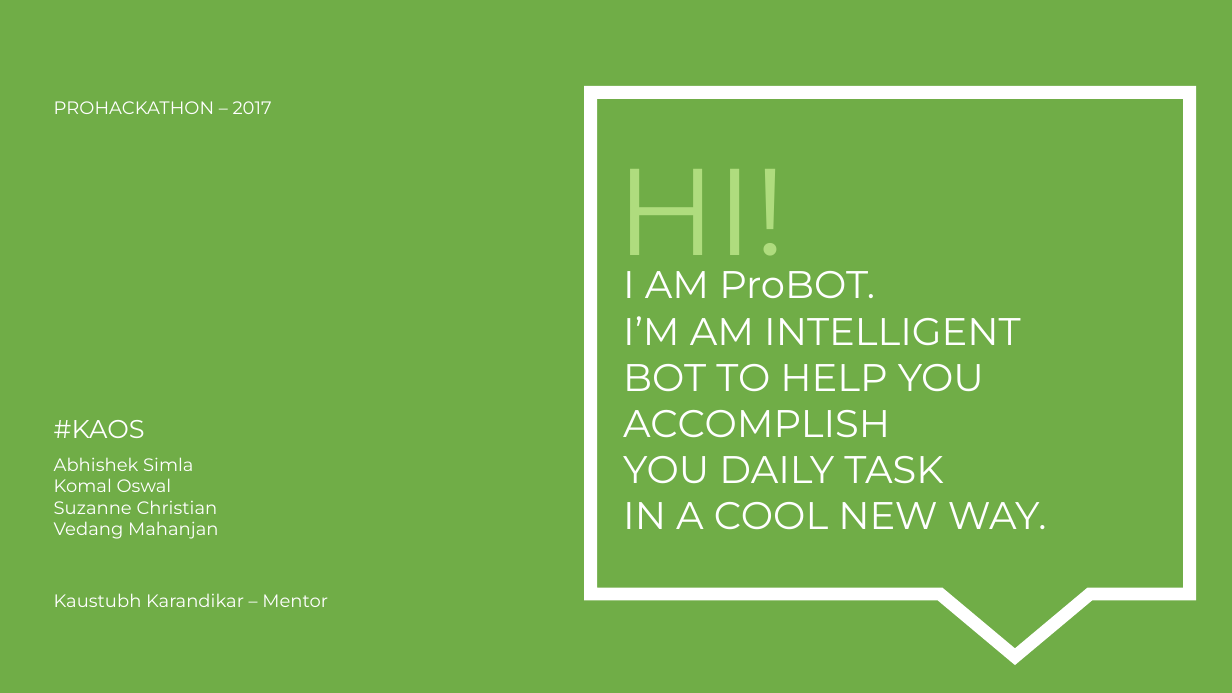
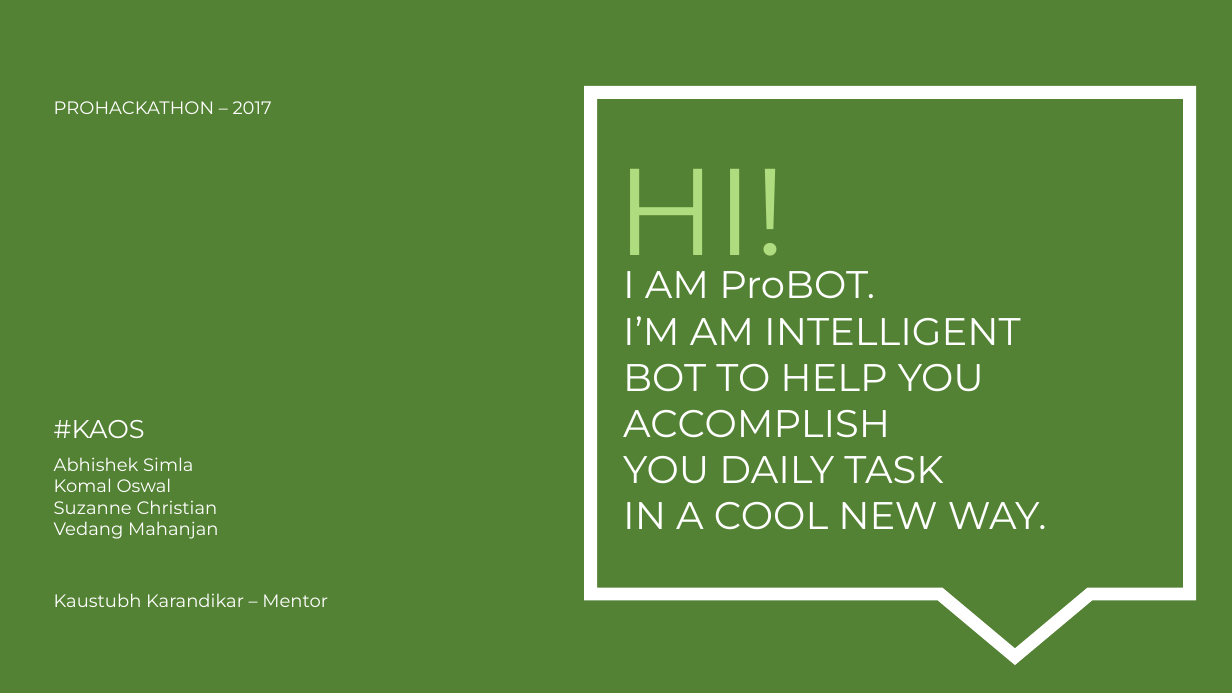
Before and after one commit to Vedang18/ProBOT, a slide deck: slide 1 of probot.pptx. Drawn at 1232x693 pixels with LibreOffice and Linux fonts; fonts in the diff are those of the drawing. Boxes give left, top, right and bottom in pixels: in the first picture for what was removed or moved away, otherwise in the second. Text is boxed around its words. In the diff, an @@ line names an element or a change of style, - is before the commit and + after.

```diff
--- a/probot.pptx
+++ b/probot.pptx
@@ background #70AD47 to #548235 @@
```
Also in this commit, not shown: 3 other slides changed, 4 slides added, 3 slides removed.
